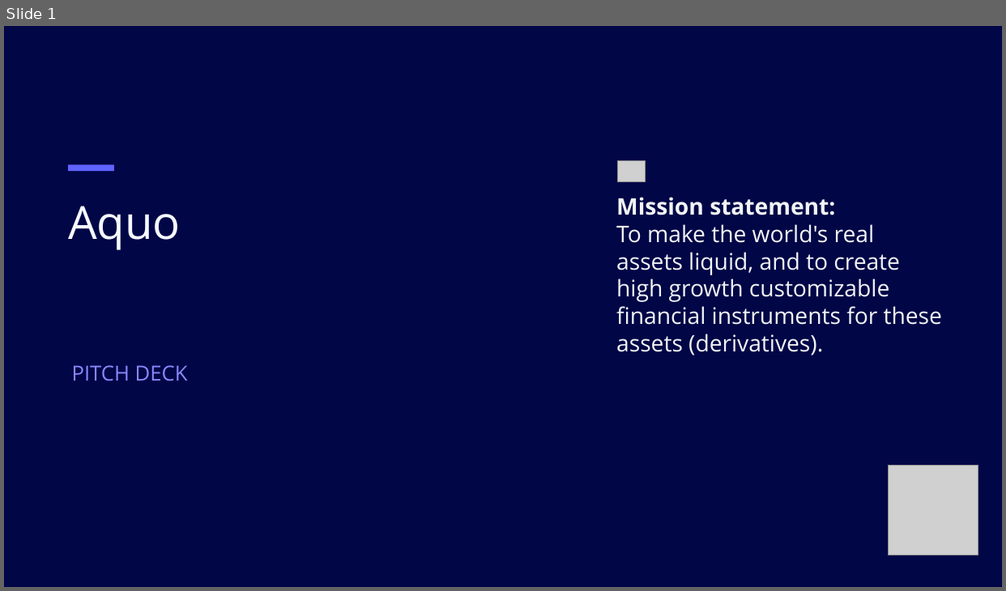
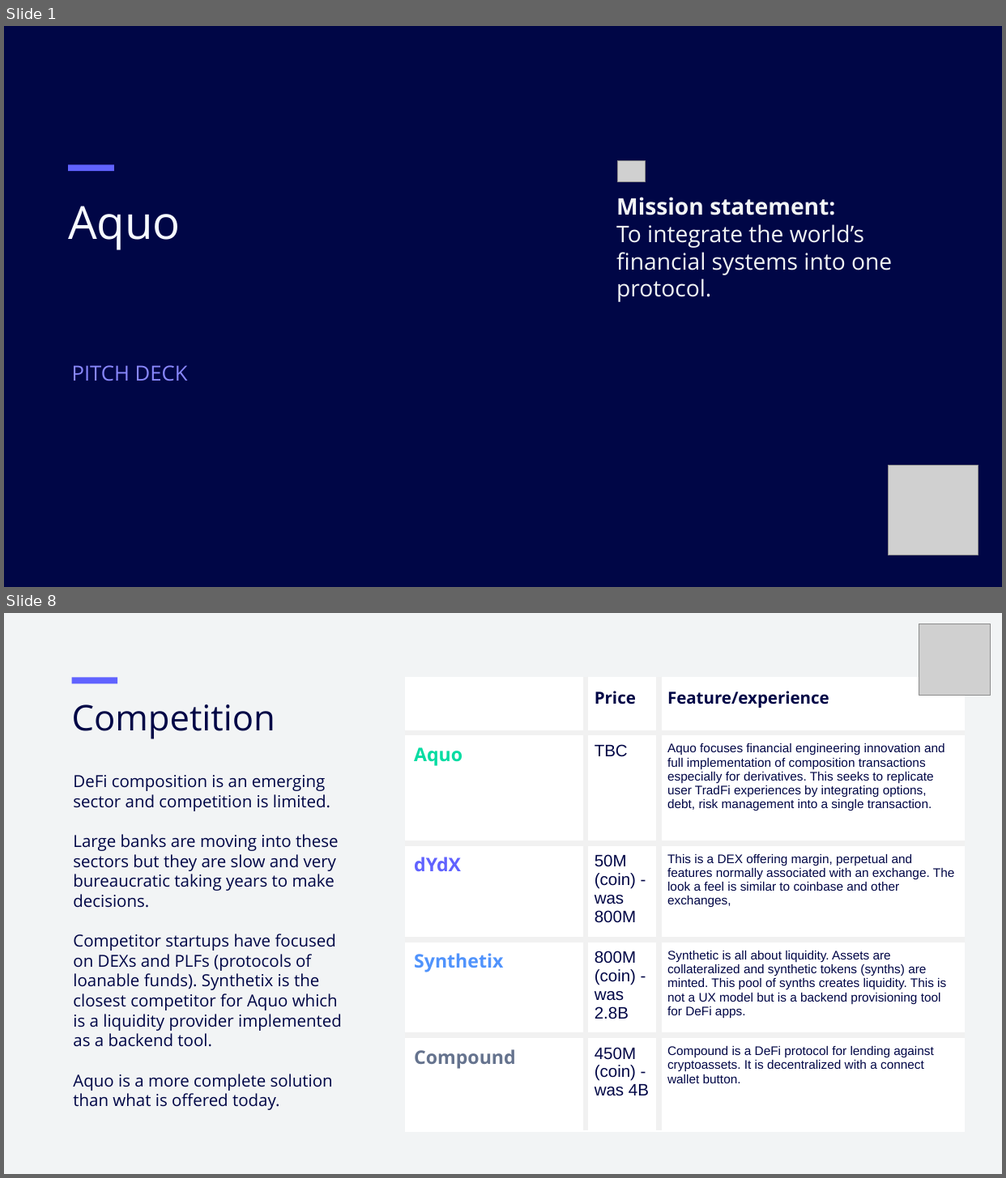
Before and after one commit to cryptotrader2023/aquo, a slide deck: public/aquopitchdeck.pptx. Shown one above the other, each under a label of ours: slide 1 before the commit, slides 1 and 8 after it; the slides between them are not shown. The pictures are 1006x591 and 1006x1178 pixels, drawn with LibreOffice and Linux fonts; fonts in the diff are those of the drawing; grey boxes stand for pictures. Boxes give left, top, right and bottom in pixels: in the first picture for what was removed or moved away, otherwise in the second. Text is boxed around its words. In the diff, an @@ line names an element or a change of style, - is before the commit and + after.

```diff
--- a/public/aquopitchdeck.pptx
+++ b/public/aquopitchdeck.pptx
@@ slide 8 added at (4, 613, 1002, 1174), background #F2F4F5 @@
@@ picture added at (919, 624, 991, 696) @@
@@ rectangle added at (71, 677, 117, 684), fill #6062FF @@
@@ table added at (405, 677, 965, 1100), 5 rows, 3 columns @@
+ | Price | Feature/experience
+Aquo | TBC | Aquo focuses financial engineering innovation and full implementation of composition transactions especially for derivatives. This seeks to replicate user TradFi experiences by integrating options, debt, risk management into a single transaction.
+dYdX | 50M (coin) - was 800M | This is a DEX offering margin, perpetual and features normally associated with an exchange. The look a feel is similar to coinbase and other exchanges,
+Synthetix | 800M (coin) - was 2.8B | Synthetic is all about liquidity. Assets are collateralized and synthetic tokens (synths) are minted. This pool of synths creates liquidity. This is not a UX model but is a backend provisioning tool for DeFi apps.
+Compound | 450M (coin) - was 4B | Compound is a DeFi protocol for lending against cryptoassets. It is decentralized with a connect wallet button.
@@ text added at (72, 705, 275, 739), 34 pt, text #000646 @@
+Competition
@@ text added at (73, 775, 342, 1110), 16 pt, text #000646 @@
+DeFi composition is an emerging sector and competition is limited.
+Large banks are moving into these sectors but they are slow and very bureaucratic taking years to make decisions.
+Competitor startups have focused on DEXs and PLFs (protocols of loanable funds). Synthetix is the closest competitor for Aquo which is a liquidity provider implemented as a backend tool.
+Aquo is a more complete solution than what is offered today.
@@ slide 1 changed as well @@
@@ text at (616, 197, 892, 302): text changed @@
-Mission statement:
-To make the world's real assets liquid, and to create high growth customizable financial instruments for these assets (derivatives).
+Mission statement:
+To integrate the world’s financial systems into one protocol.
```
Also in this commit, not shown: 6 other slides changed, 4 other slides added, 5 slides removed, 32 other files.
